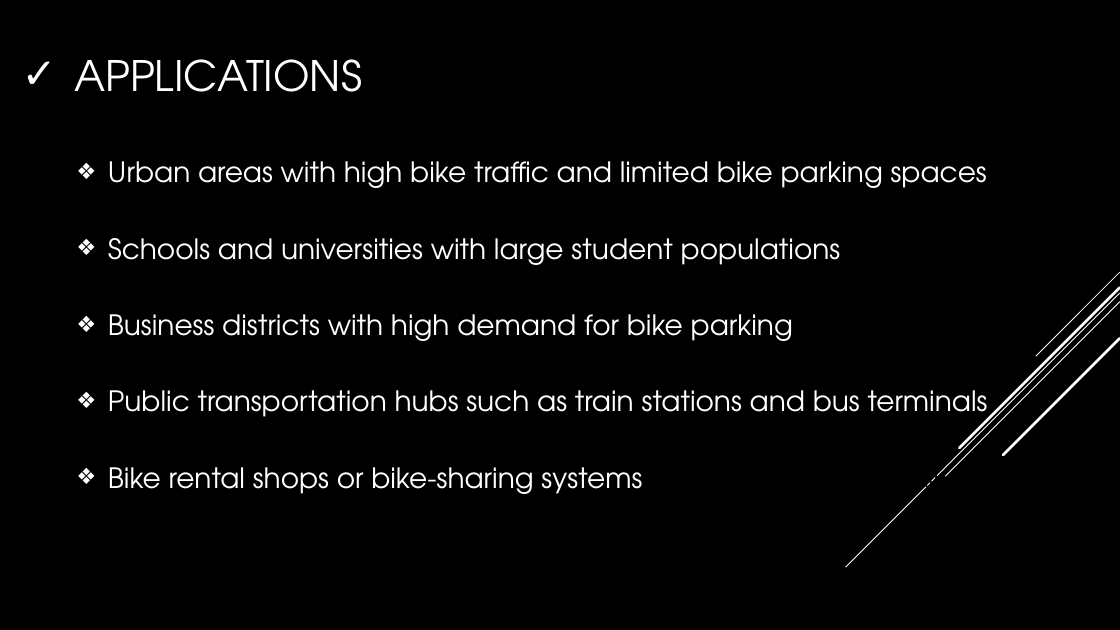
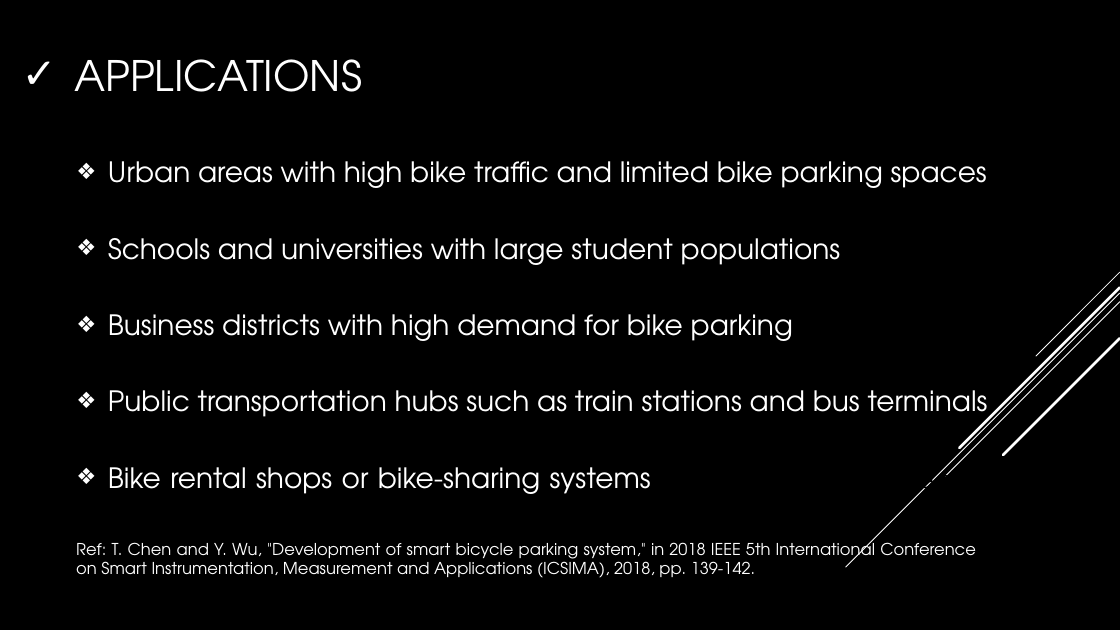
Before and after one commit to istyaque-ahammed/Technical-Writing-and-Presentation, a slide deck: slide 6 of Technical_Presentation.pptx. Drawn at 1120x630 pixels with LibreOffice and Linux fonts; fonts in the diff are those of the drawing. Boxes give left, top, right and bottom in pixels: in the first picture for what was removed or moved away, otherwise in the second. Text is boxed around its words. In the diff, an @@ line names an element or a change of style, - is before the commit and + after.

```diff
--- a/Technical_Presentation.pptx
+++ b/Technical_Presentation.pptx
@@ text "Urban areas with high bike ..." at <box>108,161,1023,553</box>: alignment left to justified @@
@@ text added at <box>76,537,976,578</box>, 14 pt, text #FFFFFF @@
+Ref: T. Chen and Y. Wu, "Development of smart bicycle parking system," in 2018 IEEE 5th International Conference on Smart Instrumentation, Measurement and Applications (ICSIMA), 2018, pp. 139-142.
```
Also in this commit, not shown: 5 other slides changed, 1 slide added.
